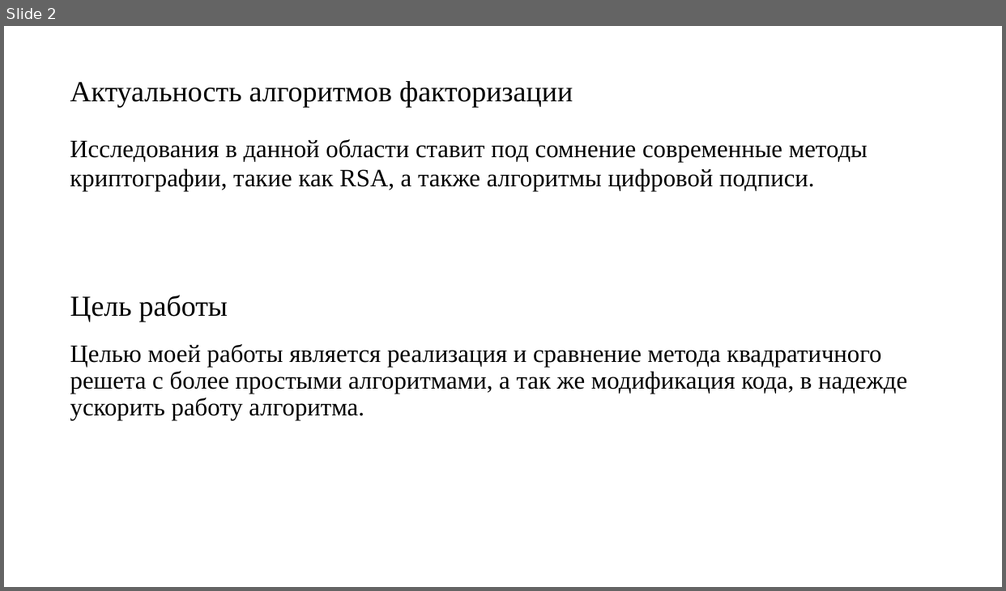
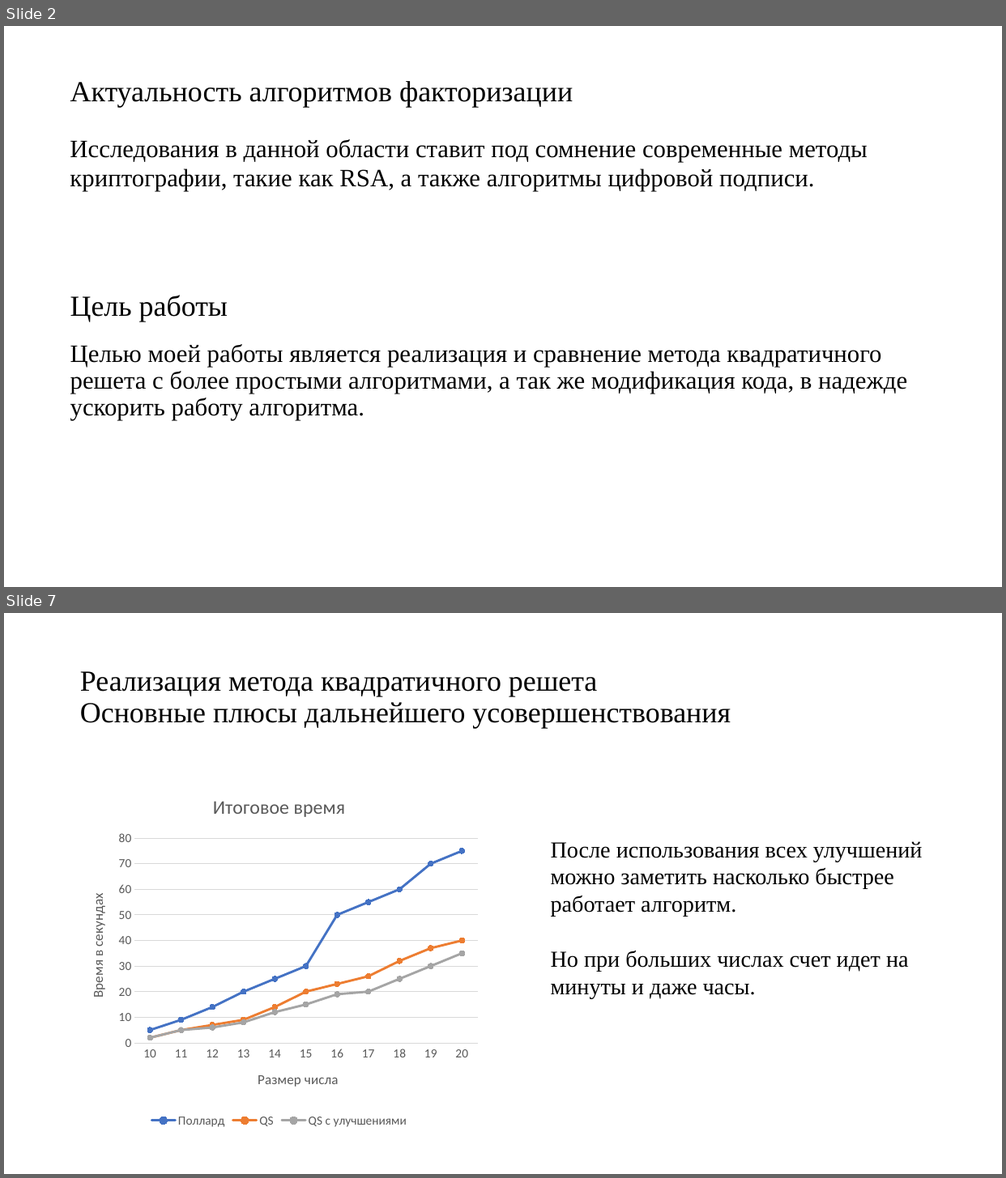
Before and after one commit to pagamov/VKR, a slide deck: Гамов Павел Чтения.pptx. Shown one above the other, each under a label of ours: slide 2 before the commit, slides 2 and 7 after it; the slides between them are not shown. The pictures are 1006x591 and 1006x1178 pixels, drawn with LibreOffice and Linux fonts; fonts in the diff are those of the drawing. Boxes give left, top, right and bottom in pixels: in the first picture for what was removed or moved away, otherwise in the second. Text is boxed around its words. In the diff, an @@ line names an element or a change of style, - is before the commit and + after.

```diff
--- a/Гамов Павел Чтения.pptx
+++ b/Гамов Павел Чтения.pptx
@@ slide 7 added at box(4, 613, 1002, 1174), background #FFFFFF @@
@@ title added at box(80, 671, 731, 729), 28 pt, text #000000 @@
+Реализация метода квадратичного решета
+Основные плюсы дальнейшего усовершенствования
@@ line chart added at box(73, 781, 486, 1131) @@
+title "Итоговое время "
+categories: 10, 11, 12, 13, 14, 15, 16, 17, 18, 19, 20
+Поллард: 5, 9, 14, 20, 25, 30, 50, 55, 60, 70, 75
+QS: 2, 5, 7, 9, 14, 20, 23, 26, 32, 37, 40
+QS с улучшениями: 2, 5, 6, 8, 12, 15, 19, 20, 25, 30, 35
@@ text added at box(551, 841, 923, 999), 22 pt, text #000000 @@
+После использования всех улучшений можно заметить насколько быстрее работает алгоритм.
+Но при больших числах счет идет на минуты и даже часы.
```
Also in this commit, not shown: 1 slide changed, 3 other slides added, 4 slides removed, 1 other file.
